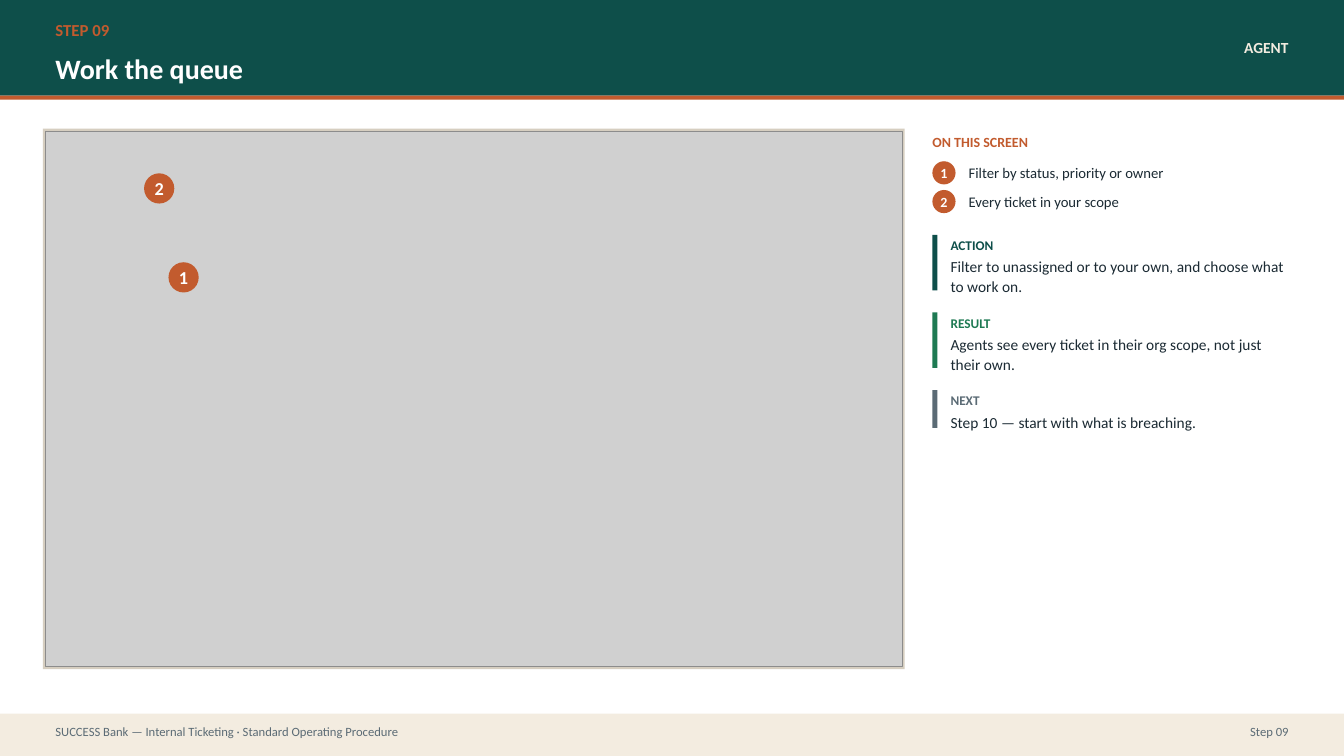
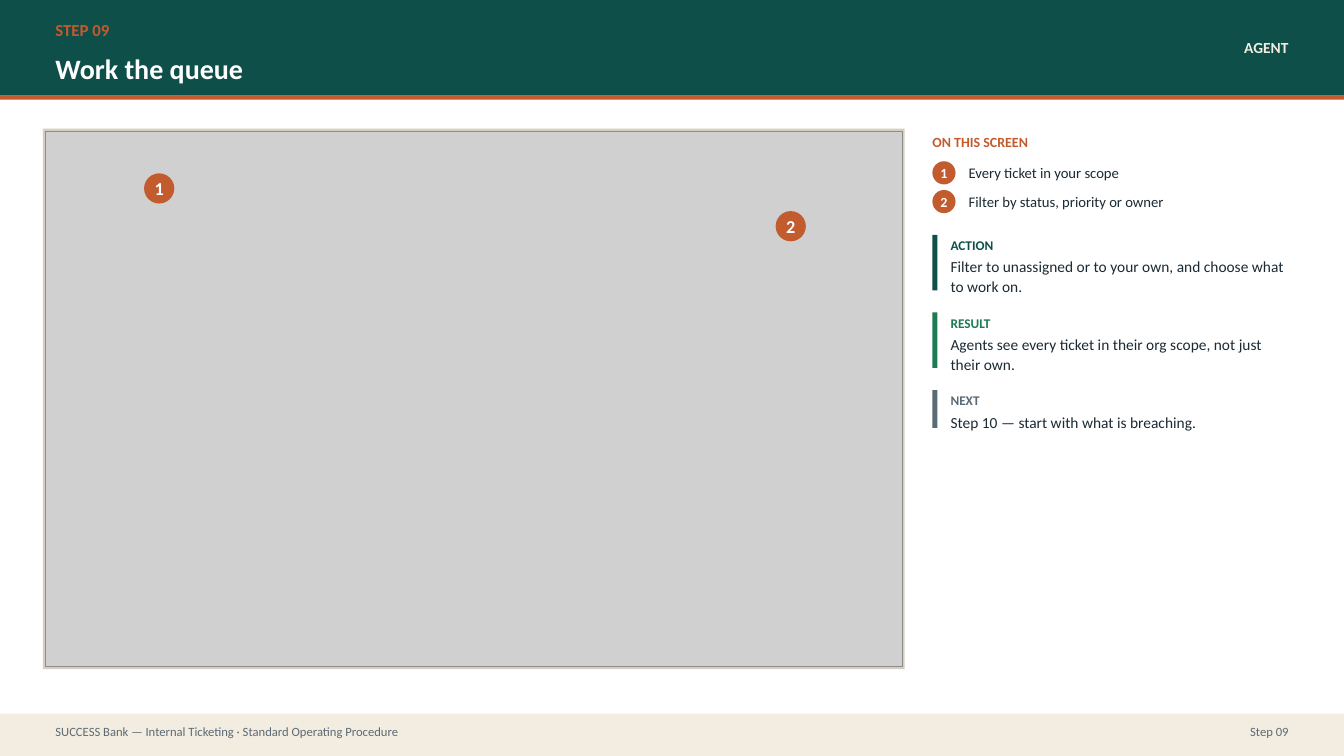
Before and after one commit to prajwal-patil-hub/Internal-Banking-Ticketing-System, a slide deck: slide 22 of docs/sop/SUCCESS-Bank-Ticketing-SOP.pptx. Drawn at 1344x756 pixels with LibreOffice and Linux fonts; fonts in the diff are those of the drawing; grey boxes stand for pictures. Boxes give left, top, right and bottom in pixels: in the first picture for what was removed or moved away, otherwise in the second. Text is boxed around its words. In the diff, an @@ line names an element or a change of style, - is before the commit and + after.

```diff
--- a/docs/sop/SUCCESS-Bank-Ticketing-SOP.pptx
+++ b/docs/sop/SUCCESS-Bank-Ticketing-SOP.pptx
@@ ellipse "1": place and size @@
-ellipse "1" at box(168, 262, 199, 292)
+ellipse "1" at box(144, 173, 174, 204)
@@ text "Every ticket in your scope": place and size @@
-text "Every ticket in your scope" at box(969, 197, 1119, 210)
+text "Every ticket in your scope" at box(969, 168, 1119, 181)
@@ text "Filter by status, priority or ...": place and size @@
-text "Filter by status, priority or ..." at box(969, 168, 1163, 181)
+text "Filter by status, priority or ..." at box(969, 197, 1163, 210)
@@ ellipse "2": place and size @@
-ellipse "2" at box(144, 173, 174, 204)
+ellipse "2" at box(775, 211, 806, 241)
```
Also in this commit, not shown: 12 other slides changed, 32 other files.
